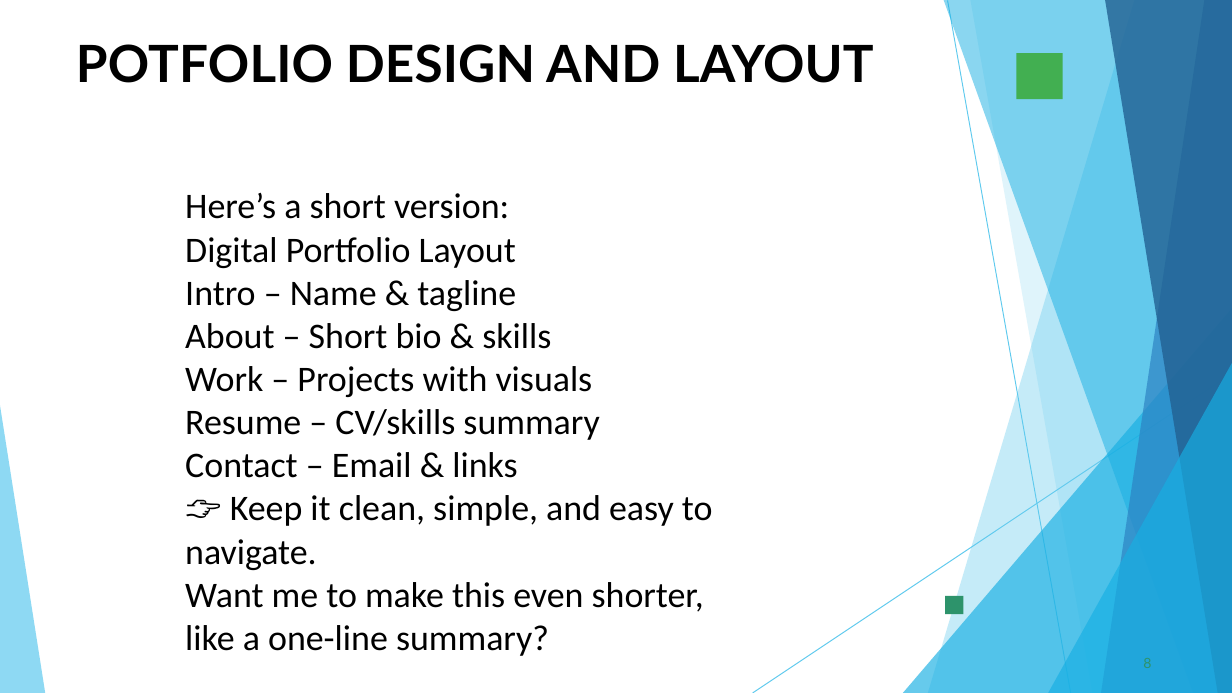
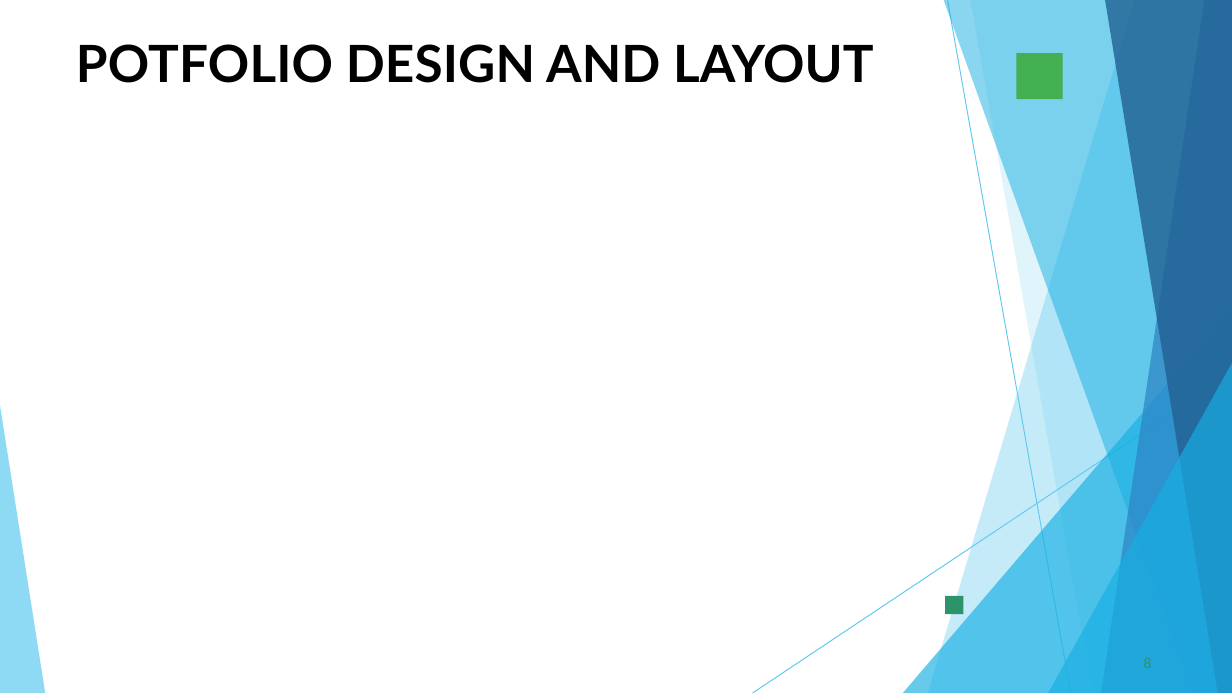
Before and after one commit to poornimanagaraj866-boop/N.-Poornima-, a slide deck: slide 8 of digital portfolio ppt.pptx. Drawn at 1232x693 pixels with LibreOffice and Linux fonts; fonts in the diff are those of the drawing; background and template pictures are left out. Boxes give left, top, right and bottom in pixels: in the first picture for what was removed or moved away, otherwise in the second. Text is boxed around its words. In the diff, an @@ line names an element or a change of style, - is before the commit and + after.

```diff
--- a/digital portfolio ppt.pptx
+++ b/digital portfolio ppt.pptx
@@ text removed at <box>185,192,713,656</box> @@
-Here’s a short version:
-Digital Portfolio Layout
-Intro – Name & tagline
-About – Short bio & skills
-Work – Projects with visuals
-Resume – CV/skills summary
-Contact – Email & links
-👉 Keep it clean, simple, and easy to navigate.
-Want me to make this even shorter, like a one-line summary?
```
Also in this commit, not shown: 10 other slides changed.
